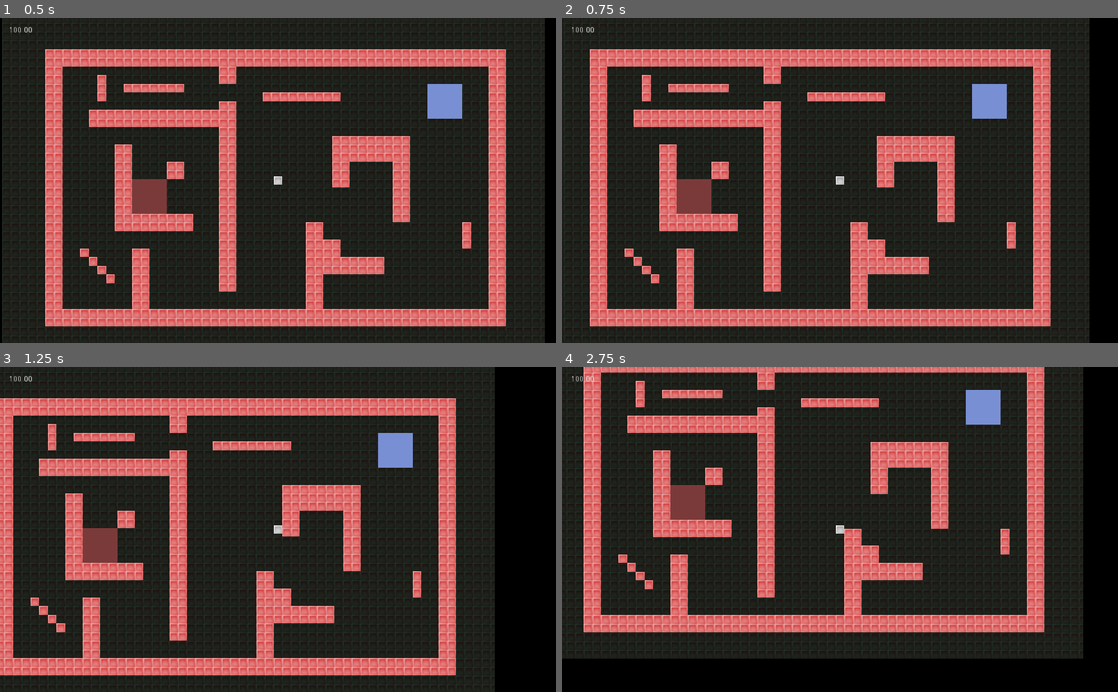
Above: before the commit, frames 1-4 (two rows, left to right).
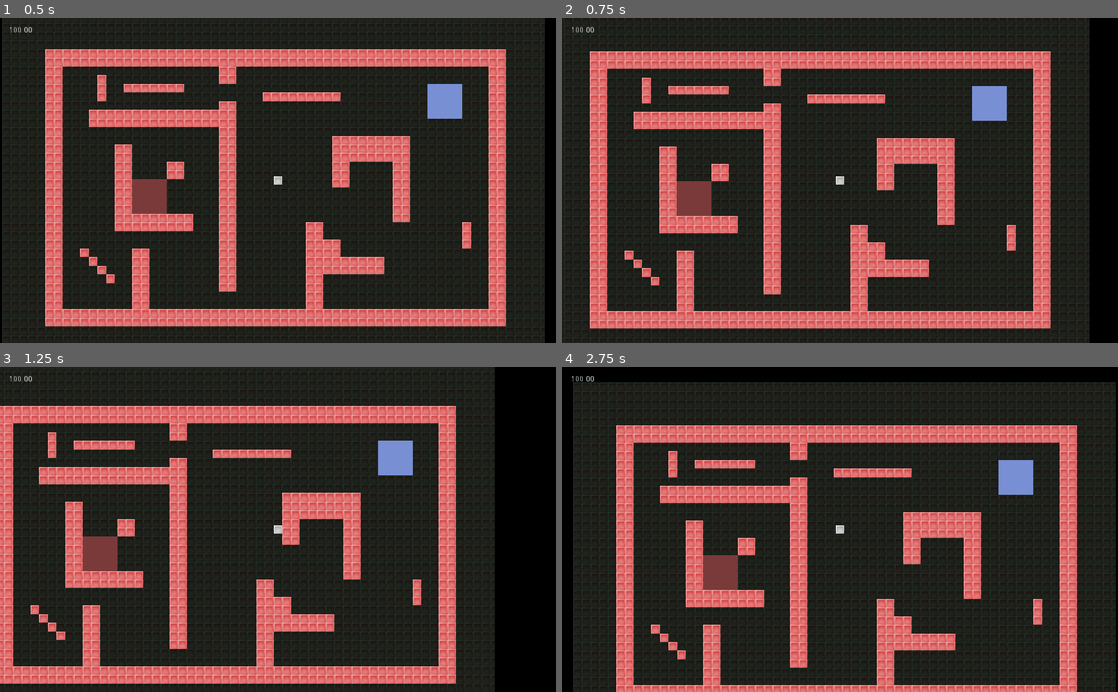
Above: after the commit, the same moments.

Repository: ManFabv/UNL-Godot-PVJ3-Actividad-2
Game: Godot game, scene res://main.tscn
Same seed, same stepped clock (60 frames per second), same inputs: the game is played once before the commit and once after it.
Inputs (mouse positions are in pixels of both pictures, inside the frame that each line leads up to):
- Up to frame 1 (0.5 s): no input
- Up to frame 2 (0.75 s): tap Enter at 0.5 s; move the mouse to (962, 164) at 0.52 s; press the mouse at (962, 164) at 0.53 s; hold Right (move_right) from 0.53 s (still down)
- Up to frame 3 (1.25 s): keep holding Right (move_right)
- Up to frame 4 (2.75 s): move the mouse to (728, 545) at 1.27 s; release Right (move_right) at 1.28 s; release the mouse at (728, 545) at 1.28 s; hold Left (move_left) 1.28-2.03 s; click (728, 545) at 1.35 s; move the mouse to (895, 458) at 2.02 s; hold Right (move_right) from 2.03 s (still down); hold Down (move_bottom) from 2.03 s (still down); click (895, 458) at 2.3 s

Frame 1 is identical in both runs. In frame 2, 11% of the frame differs, in the area x 0-95%, y 9-99%; in frame 3, 17%; in frame 4, 57%, in the area x 0-100%, y 0-100%.

Commit message:
Created a click to move implementation

Diff:
--- a/main.tscn
+++ b/main.tscn
@@ -1,10 +1,11 @@
-[gd_scene load_steps=6 format=2]
+[gd_scene load_steps=7 format=2]
 
 [ext_resource path="res://levels/tileset.tres" type="TileSet" id=1]
 [ext_resource path="res://obstacles/damagezone.gd" type="Script" id=2]
 [ext_resource path="res://player/player.tscn" type="PackedScene" id=3]
 [ext_resource path="res://HUD/hud.gd" type="Script" id=4]
 [ext_resource path="res://levels/obstacle.png" type="Texture" id=5]
+[ext_resource path="res://player/player_click_to_move.gd" type="Script" id=6]
 
 [node name="main" type="Node2D"]
 __meta__ = {
@@ -62,6 +63,7 @@
 
 [node name="player" parent="." groups=["player"] instance=ExtResource( 3 )]
 position = Vector2( 108.528, 242.682 )
+script = ExtResource( 6 )
 
 [node name="RemoteTransform2D" type="RemoteTransform2D" parent="player"]
 remote_path = NodePath("../../Camera2D")
--- /dev/null
+++ b/player/player_click_to_move.gd
@@ -0,0 +1,63 @@
+extends KinematicBody2D
+
+export (float) var SPEED = 160
+export (float) var MAX_HEALTH = 100
+export (float) var REACH_DESTINATION_THRESHOLD = 3
+
+onready var health = MAX_HEALTH
+
+var dead = false
+var destination : Vector2 = Vector2()
+var reached_destination : bool = true
+
+signal health_change
+signal im_dead
+
+func _ready():
+	emit_signal("health_change",health)
+	destination = position
+
+
+func _input(event):
+	if event.is_action_pressed("click_to_move"):
+		destination = get_global_mouse_position()
+		reached_destination = false
+
+
+func _physics_process(_delta):
+	if (!reached_destination):
+		var motion = Vector2()
+		var velocity = Vector2()
+
+		velocity = click_to_move(motion)
+		# warning-ignore:return_value_discarded
+		move_and_slide(velocity)
+		check_if_reached_destination()
+
+
+func check_if_reached_destination() -> void:
+	if(destination.distance_to(position) < REACH_DESTINATION_THRESHOLD):
+		reached_destination = true
+	else:
+		reached_destination = false
+
+
+func hurt(amount):
+	health-=amount
+	#esto podría ir en un setter
+	if health <= 0:
+		if !dead:
+			emit_signal("im_dead")
+			dead = true
+			set_physics_process(false)
+		health = 0
+		return
+	elif health > 100:
+		health = 100
+	emit_signal("health_change",health)
+
+
+func click_to_move(movement : Vector2) -> Vector2:
+	movement = position.direction_to(destination) * SPEED
+
+	return movement
